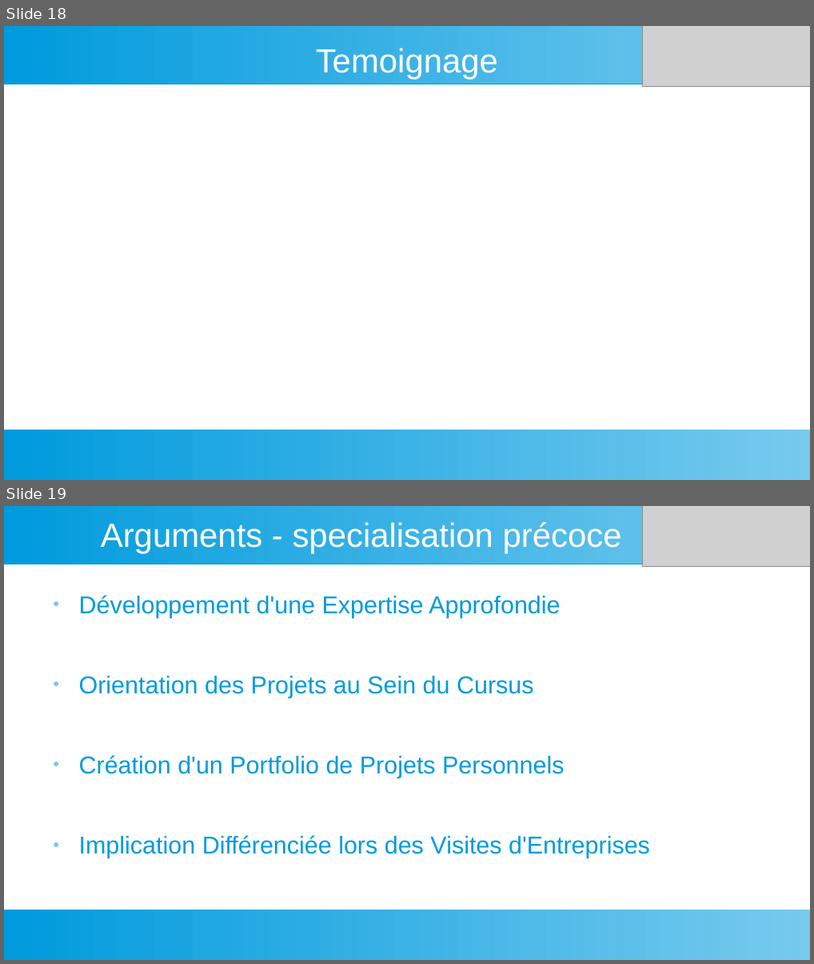
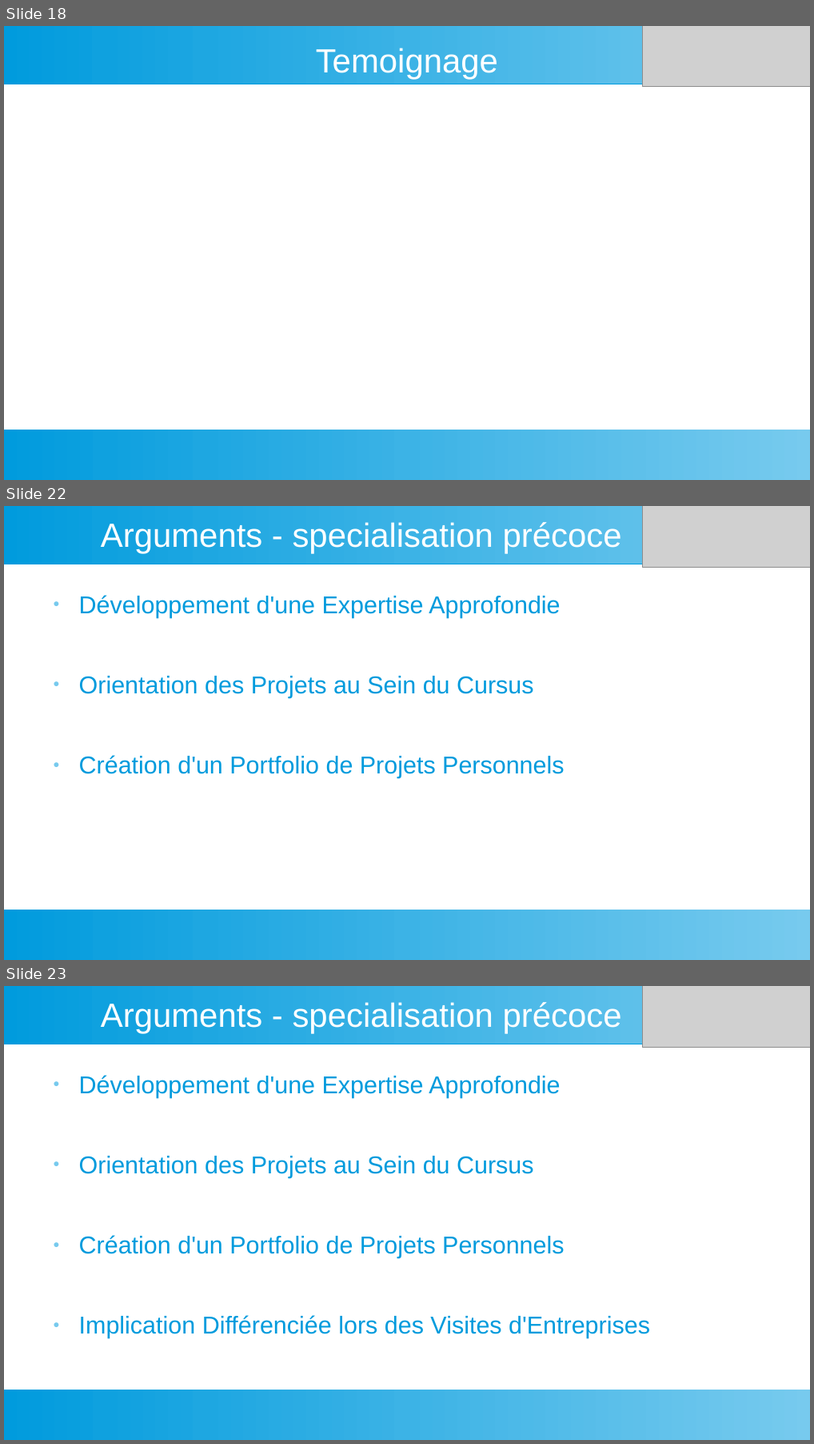
Before and after one commit to dansylvain/market_study_pres00, a slide deck: presentation specialisation pro.odp. Shown one above the other, each under a label of ours: slides 18 and 19 before the commit, slides 18, 22 and 23 after it; the slides between them are not shown. The pictures are 814x964 and 814x1444 pixels, drawn with LibreOffice and Linux fonts; fonts in the diff are those of the drawing; grey boxes stand for pictures. Boxes give left, top, right and bottom in pixels: in the first picture for what was removed or moved away, otherwise in the second. Text is boxed around its words. In the diff, an @@ line names an element or a change of style, - is before the commit and + after.

```diff
--- a/presentation specialisation pro.odp
+++ b/presentation specialisation pro.odp
@@ slide 22 added at (4,506,810,960), background #FFFFFF; not listed: 2 template elements that a slide beside it also shows @@
@@ title added at (101,522,622,554), 33 pt, text #FFFFFF @@
+Arguments - specialisation précoce
@@ picture added at (643,506,810,567) @@
@@ text added at (79,595,564,778), 24 pt, text #009BDD @@
+● Développement d'une Expertise Approfondie
+● Orientation des Projets au Sein du Cursus
+● Création d'un Portfolio de Projets Personnels
@@ what was slide 19 is now slide 23 @@
```
Also in this commit, not shown: 8 other slides added, 1 other file.
